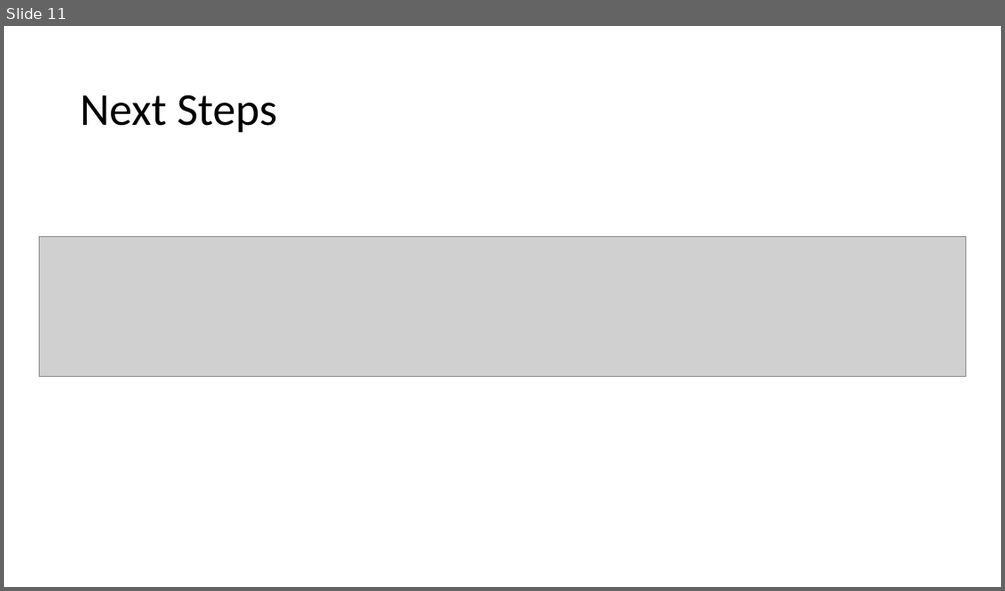
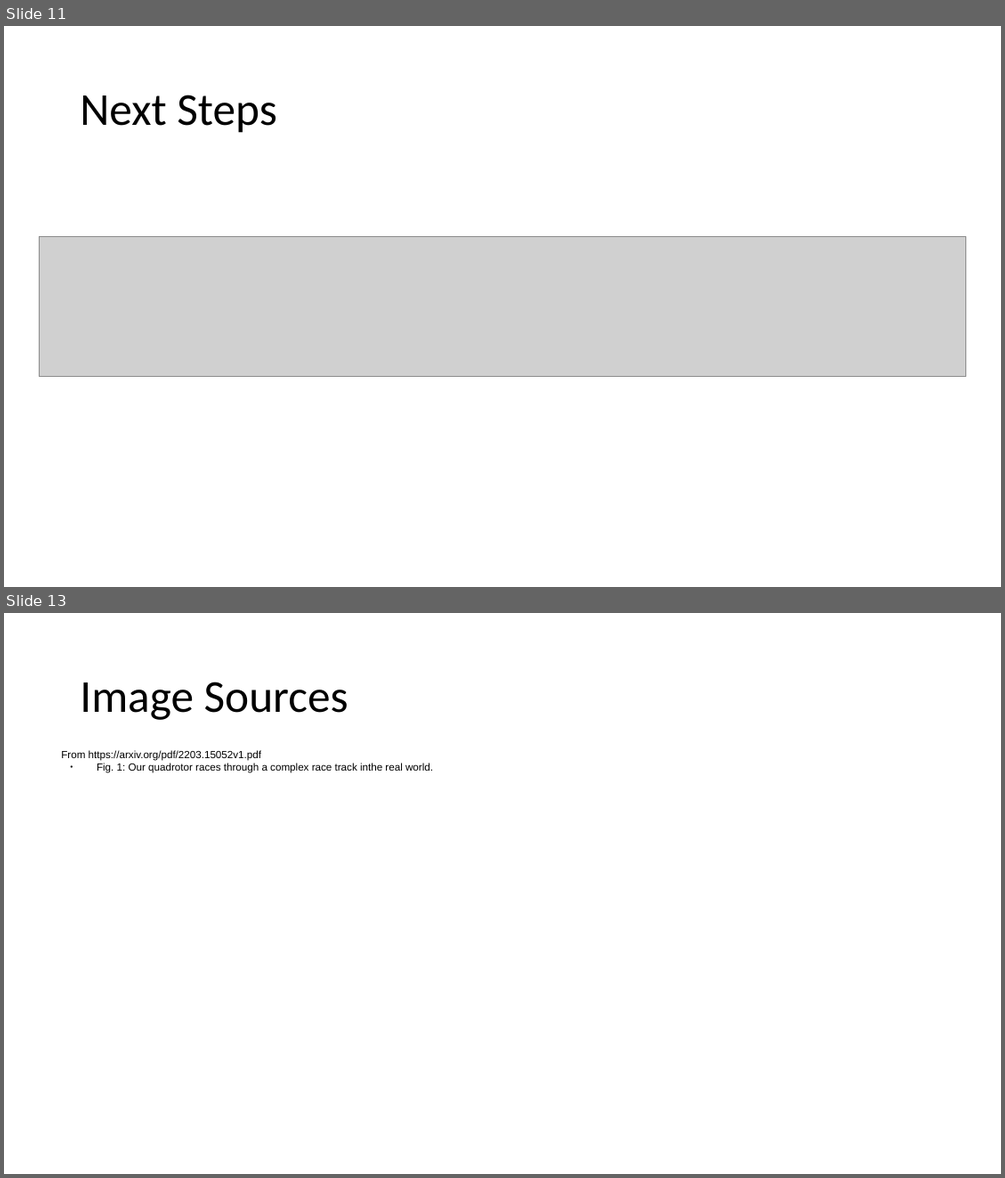
Before and after one commit to LarissaRickler/adlr-reports, a slide deck: 2. Milestone Report/presentation/milestone-presentation-short.odp. Shown one above the other, each under a label of ours: slide 11 before the commit, slides 11 and 13 after it; the slides between them are not shown. The pictures are 1005x591 and 1005x1178 pixels, drawn with LibreOffice and Linux fonts; fonts in the diff are those of the drawing; grey boxes stand for pictures. Boxes give left, top, right and bottom in pixels: in the first picture for what was removed or moved away, otherwise in the second. Text is boxed around its words. In the diff, an @@ line names an element or a change of style, - is before the commit and + after.

```diff
--- a/2. Milestone Report/presentation/milestone-presentation-short.odp
+++ b/2. Milestone Report/presentation/milestone-presentation-short.odp
@@ slide 13 added at <box>4,613,1001,1174</box>, background #FFFFFF @@
@@ title added at <box>80,682,348,720</box>, 44 pt, text #000000 @@
+Image Sources
@@ text added at <box>61,750,433,773</box>, 10 pt, text #000000 @@
+From https://arxiv.org/pdf/2203.15052v1.pdf
+● Fig. 1: Our quadrotor races through a complex race track inthe real world.
```
Also in this commit, not shown: 2 slides changed, 5 other files.
